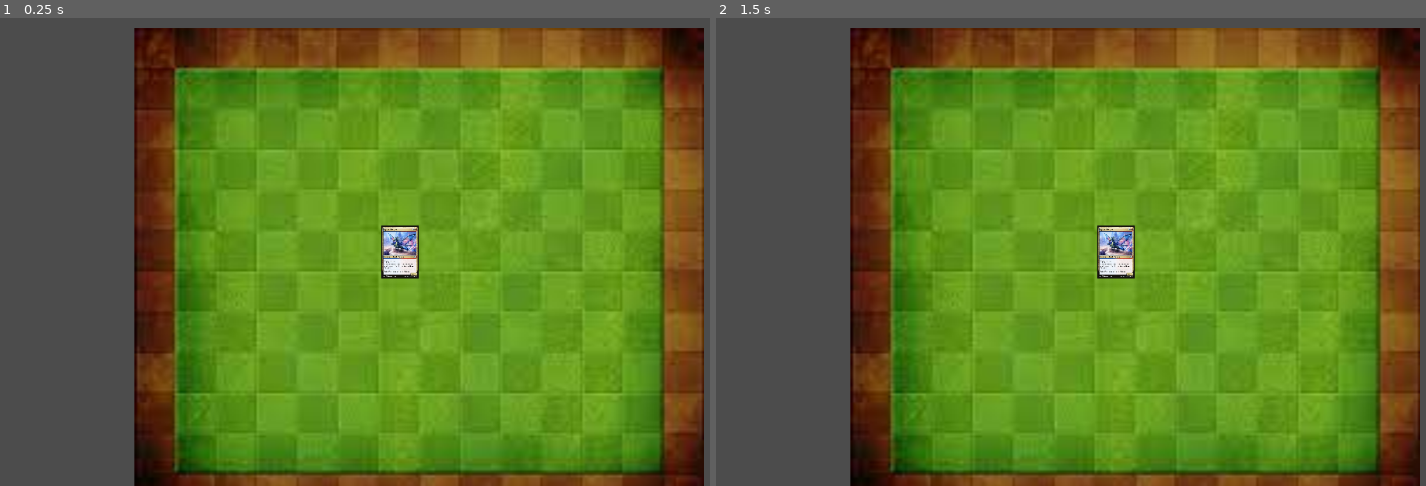
Above: before the commit, frames 1-2 (left to right).
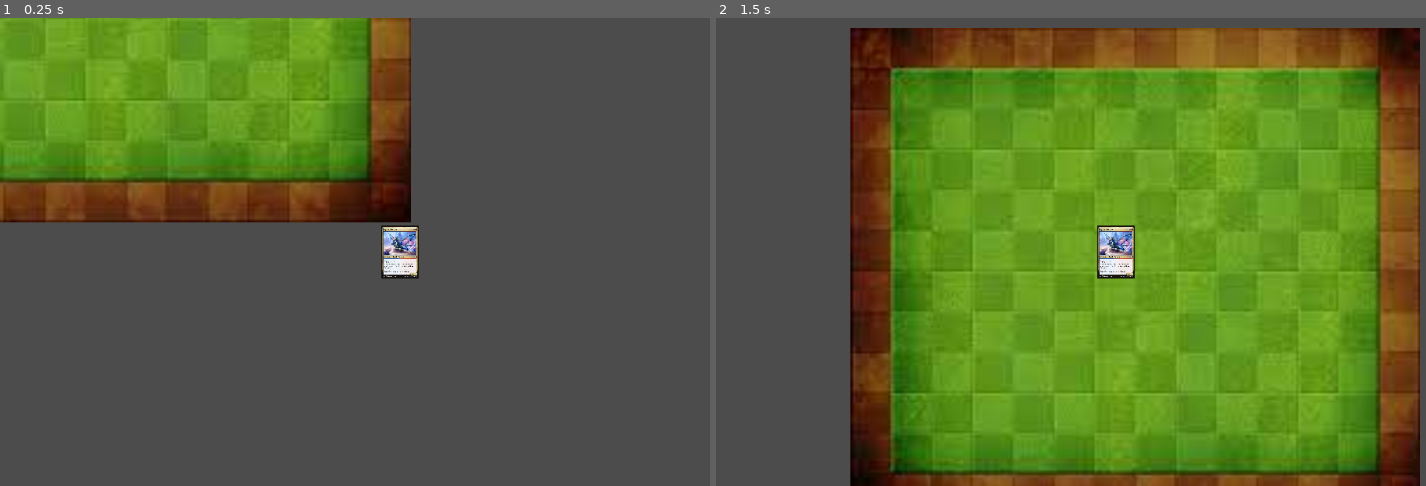
Above: after the commit, the same moments.

Repository: Penndent/card-game
Game: Godot game, scene res://World/World.tscn
The game is run twice, just before and just after one commit, with the same random seed, the same clock (stepped at 60 frames per second) and the same inputs.
Inputs (mouse positions are in pixels of both pictures, inside the frame that each line leads up to):
- Up to frame 1 (0.25 s): no input
- Up to frame 2 (1.5 s): tap Enter at 0.5 s; move the mouse to (1134, 270) at 0.52 s; click (1134, 270) at 0.67 s; tap Space at 1.25 s; move the mouse to (957, 275) at 1.27 s; hold Left (ui_left) from 1.28 s (still down)

The runs differ from the first frame. In frame 1, 84% of the frame differs, in the area x 0-100%, y 0-100%; in frame 2, nothing differs.

Commit message:
fix pointer issue

Diff:
--- a/Cards/Card.gd
+++ b/Cards/Card.gd
@@ -7,8 +7,11 @@
 func _ready():
 	connect("send_self", root_node, "link_node_to_board")
 	send_self(0,0)
-	input_node.decide_input(Vector2(0,0))
-	input_node.decide_input(Vector2(5,5))
+
+func _physics_process(delta):
+	if Input.is_action_just_pressed("ui_left"):
+		input_node.decide_input(Vector2(0,0))
+		input_node.decide_input(Vector2(5,5))
 
 const stats = {
 	health = 10,
--- a/World/InputManager.gd
+++ b/World/InputManager.gd
@@ -32,14 +32,13 @@
 	if check_tiles() != true:
 		return
 
+	var moving_unit = Board.board_matrix[tileArray[0].x][tileArray[0].y].unit
 	#Board Data changes
-	Board.board_matrix[tileArray[1].x][tileArray[1].y].unit = Board.board_matrix[tileArray[0].x][tileArray[0].y].unit
+	Board.board_matrix[tileArray[1].x][tileArray[1].y].unit = moving_unit
 	Board.board_matrix[tileArray[1].x][tileArray[1].y].unit_exists = true
 	Board.board_matrix[tileArray[0].x][tileArray[0].y].unit_exists = false
 
-	#Weird Pointer stuff
-	Board.board_matrix[tileArray[0].x][tileArray[0].y].unit = ''
-
+	Board.board_matrix[tileArray[0].x][tileArray[0].y].unit = null
 
 	Board.board_matrix[tileArray[1].x][tileArray[1].y].unit.global_position = Board.board_matrix[tileArray[1].x][tileArray[1].y].card_position
 
